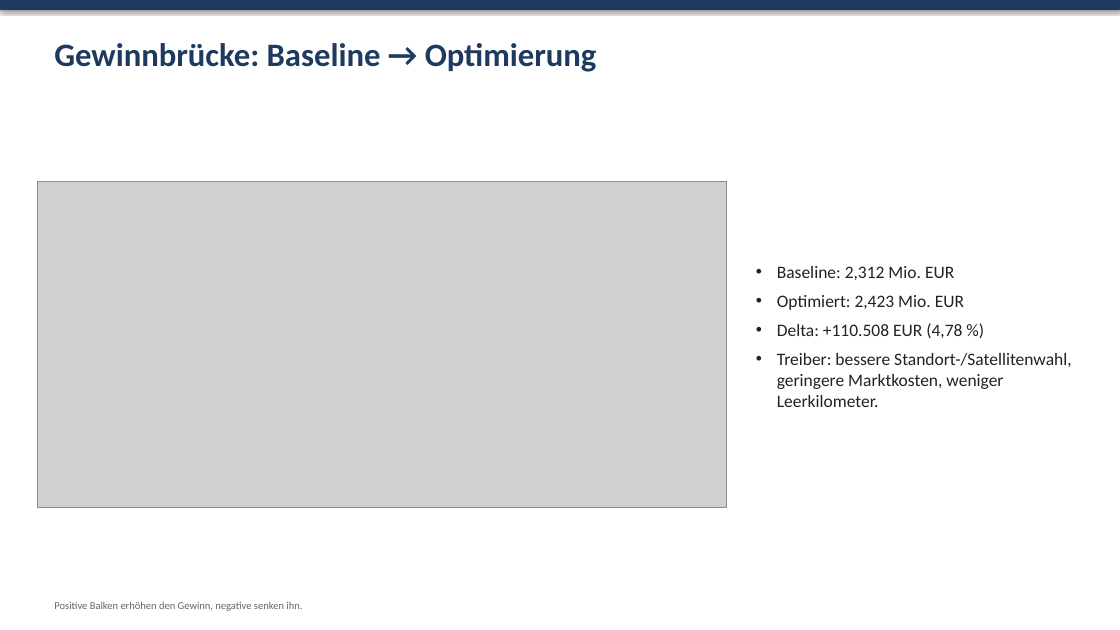
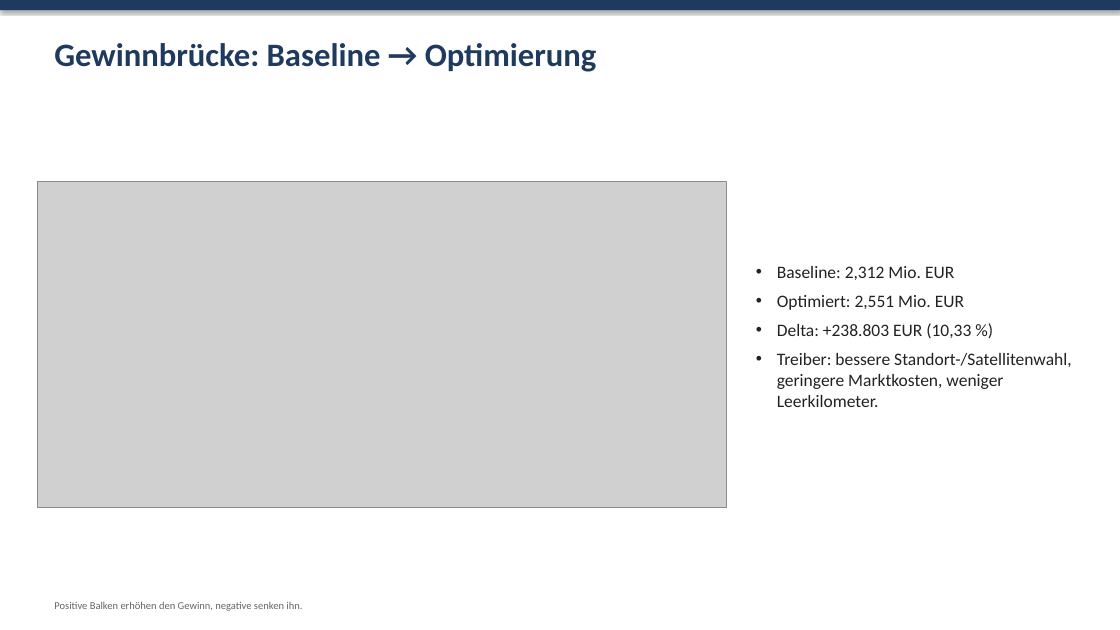
Before and after one commit to alexanderbrehm/Supply-Chain-Projekt, a slide deck: slide 8 of slides/Mini-Supermarkt-Netz.pptx. Drawn at 1120x630 pixels with LibreOffice and Linux fonts; fonts in the diff are those of the drawing; grey boxes stand for pictures. Boxes give left, top, right and bottom in pixels: in the first picture for what was removed or moved away, otherwise in the second. Text is boxed around its words. In the diff, an @@ line names an element or a change of style, - is before the commit and + after.

```diff
--- a/slides/Mini-Supermarkt-Netz.pptx
+++ b/slides/Mini-Supermarkt-Netz.pptx
@@ text at bbox=[777, 295, 971, 338]: text changed @@
-• Optimiert: 2,423 Mio. EUR
-• Delta: +110.508 EUR (4,78 %)
+• Optimiert: 2,551 Mio. EUR
+• Delta: +238.803 EUR (10,33 %)
```
Also in this commit, not shown: 8 other slides changed, 11 other files.
